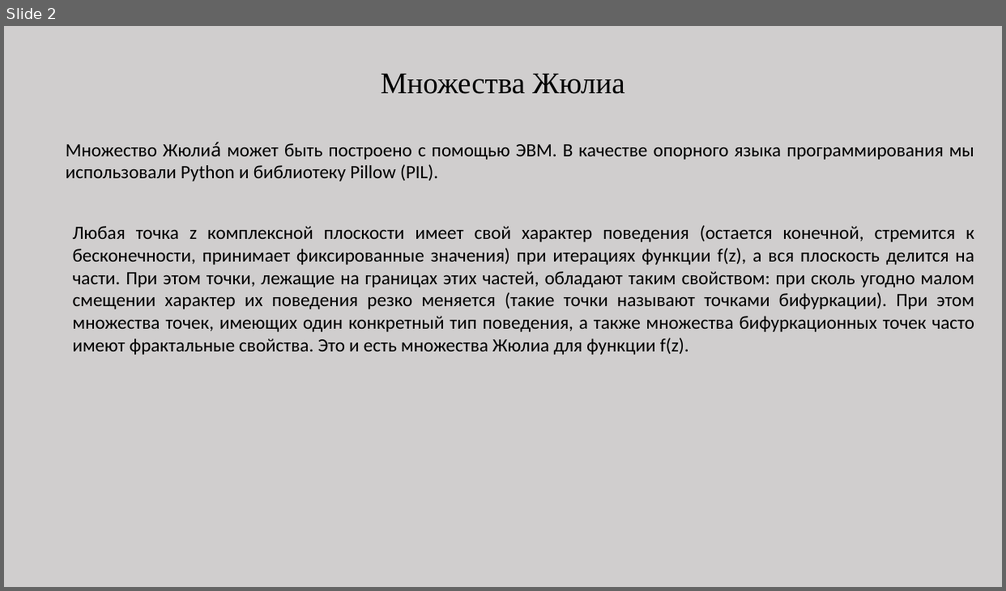
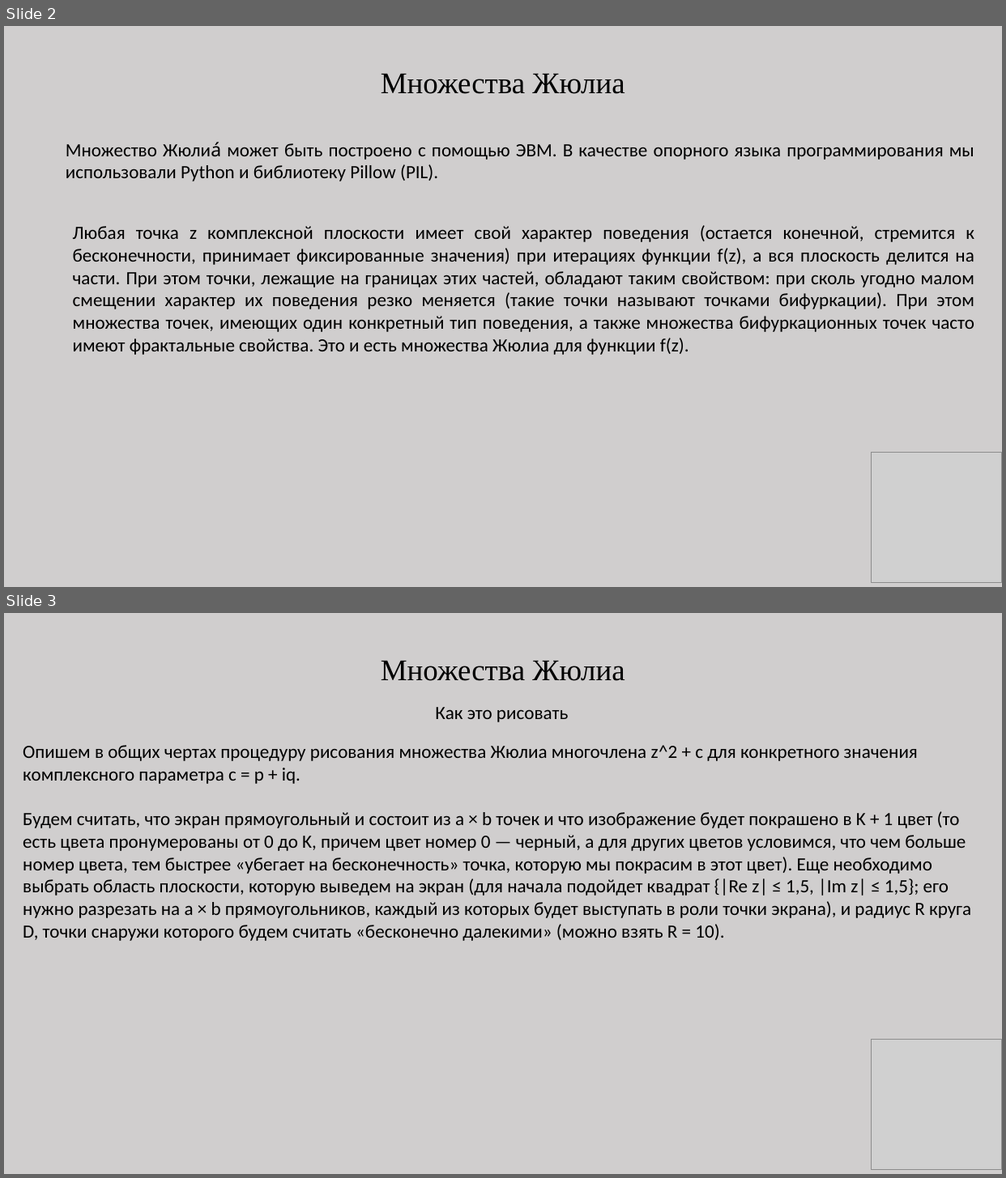
Before and after one commit to Anikoton/Juliat, a slide deck: Фракталы_Жюлиа.pptx. Shown one above the other, each under a label of ours: slide 2 before the commit, slides 2 and 3 after it. The pictures are 1006x591 and 1006x1178 pixels, drawn with LibreOffice and Linux fonts; fonts in the diff are those of the drawing; grey boxes stand for pictures. Boxes give left, top, right and bottom in pixels: in the first picture for what was removed or moved away, otherwise in the second. Text is boxed around its words. In the diff, an @@ line names an element or a change of style, - is before the commit and + after.

```diff
--- a/Фракталы_Жюлиа.pptx
+++ b/Фракталы_Жюлиа.pptx
@@ slide 3 added at [4, 613, 1002, 1174], background #D0CECE @@
@@ title added at [381, 660, 624, 681], 28.8 pt, text #000000 @@
+Множества Жюлиа
@@ text added at [435, 707, 568, 722], 18 pt, text #000000 @@
+Как это рисовать
@@ text added at [23, 745, 971, 941], 18 pt, text #000000 @@
+Опишем в общих чертах процедуру рисования множества Жюлиа многочлена z^2 + c для конкретного значения комплексного параметра c = p + iq.
+Будем считать, что экран прямоугольный и состоит из a × b точек и что изображение будет покрашено в K + 1 цвет (то есть цвета пронумерованы от 0 до K, причем цвет номер 0 — черный, а для других цветов условимся, что чем больше номер цвета, тем быстрее «убегает на бесконечность» точка, которую мы покрасим в этот цвет). Еще необходимо выбрать область плоскости, которую выведем на экран (для начала подойдет квадрат {|Re z| ≤ 1,5, |Im z| ≤ 1,5}; его нужно разрезать на a × b прямоугольников, каждый из которых будет выступать в роли точки экрана), и радиус R круга D, точки снаружи которого будем считать «бесконечно далекими» (можно взять R = 10).
@@ picture added at [872, 1040, 1002, 1170] @@
@@ slide 2 changed as well @@
@@ picture added at [872, 453, 1002, 583] @@
```
Also in this commit, not shown: 2 other slides changed, 2 other slides added, 1 other file.
